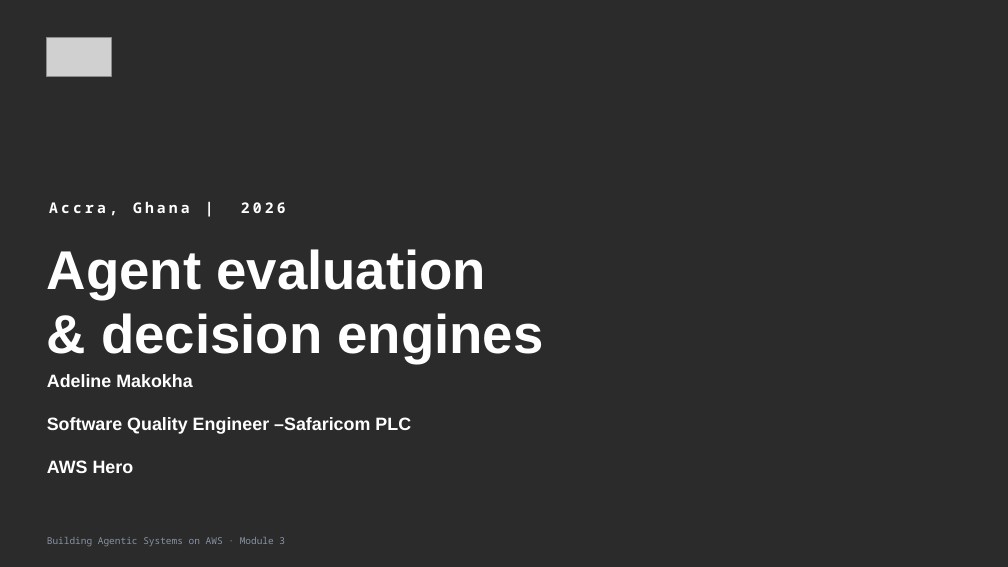
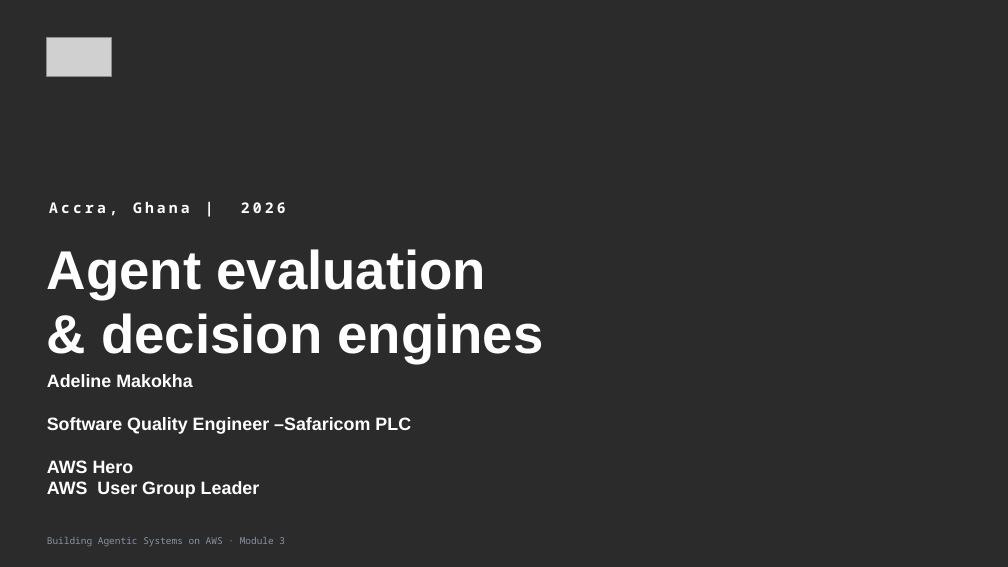
Before and after one commit to adeline-pepela/ACD_Accra_Ghana, a slide deck: slide 2 of Agent-Evaluation-AWS.pptx. Drawn at 1008x567 pixels with LibreOffice and Linux fonts; fonts in the diff are those of the drawing; grey boxes stand for pictures; background and template pictures are left out; a plain dark background stands for a picture behind light text. Boxes give left, top, right and bottom in pixels: in the first picture for what was removed or moved away, otherwise in the second. Text is boxed around its words. In the diff, an @@ line names an element or a change of style, - is before the commit and + after.

```diff
--- a/Agent-Evaluation-AWS.pptx
+++ b/Agent-Evaluation-AWS.pptx
@@ text at (47,481,260,498): paragraph added @@
+AWS User Group Leader
```
Also in this commit, not shown: 1 other file.
